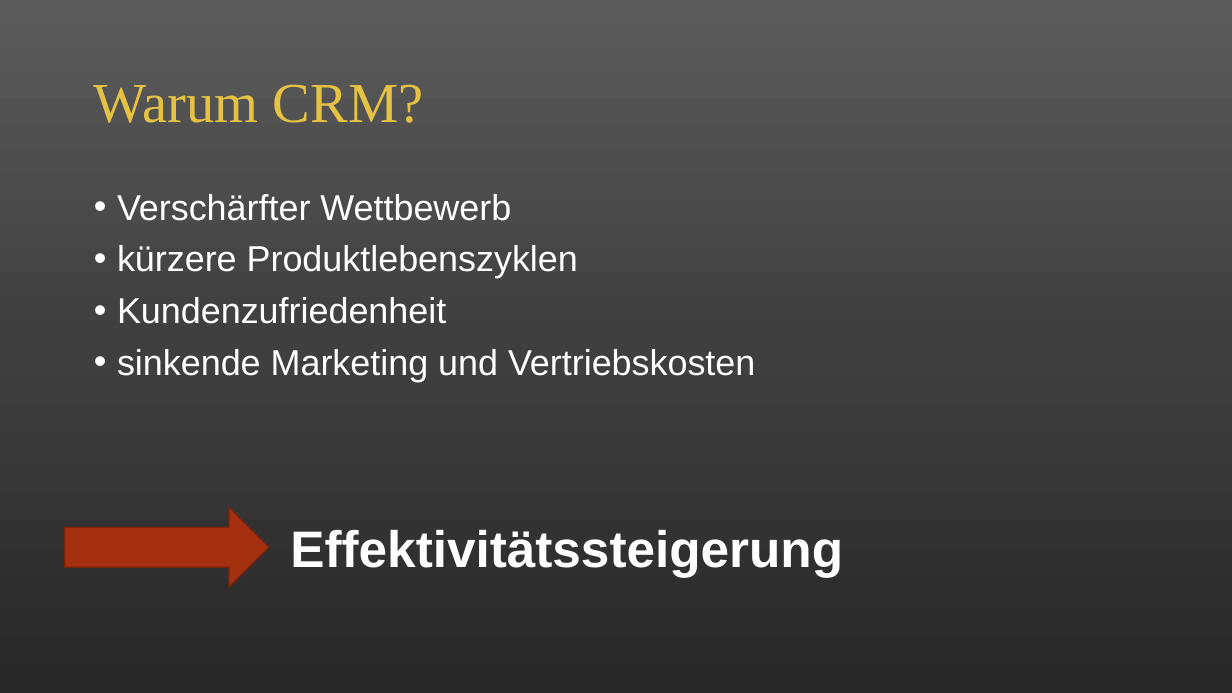
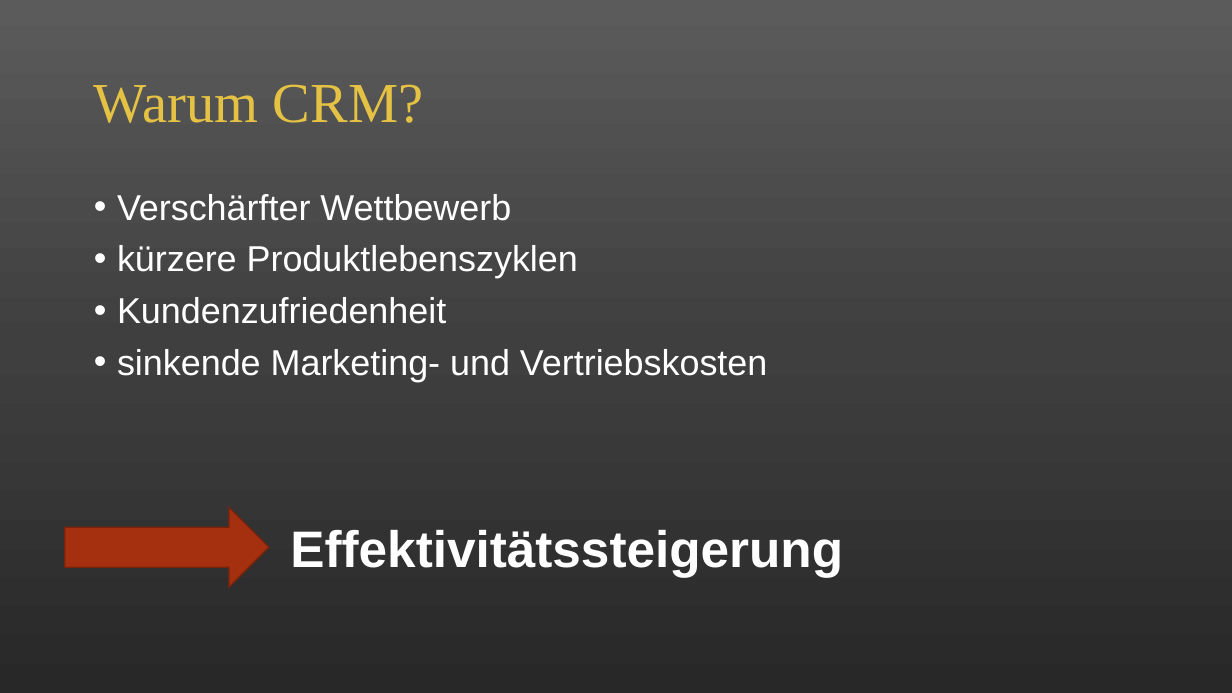
Before and after one commit to alicapr/CRM, a slide deck: slide 5 of CRM.pptx (slide 6 before the commit). Drawn at 1232x693 pixels with LibreOffice and Linux fonts; fonts in the diff are those of the drawing. Boxes give left, top, right and bottom in pixels: in the first picture for what was removed or moved away, otherwise in the second. Text is boxed around its words. In the diff, an @@ line names an element or a change of style, - is before the commit and + after.

```diff
--- a/CRM.pptx
+++ b/CRM.pptx
@@ text at [117,349,767,382]: text changed @@
-• sinkende Marketing und Vertriebskosten
+• sinkende Marketing- und Vertriebskosten
```
Also in this commit, not shown: 5 other slides changed, 2 slides added, 1 slide removed, 1 other file.
